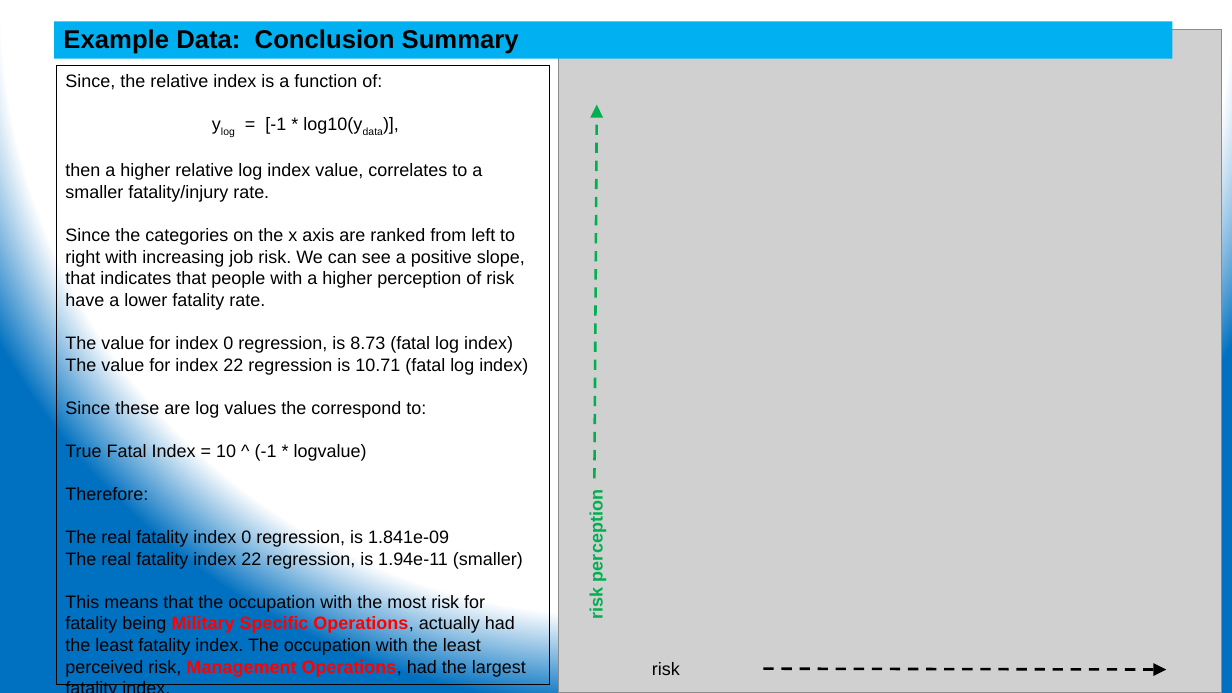
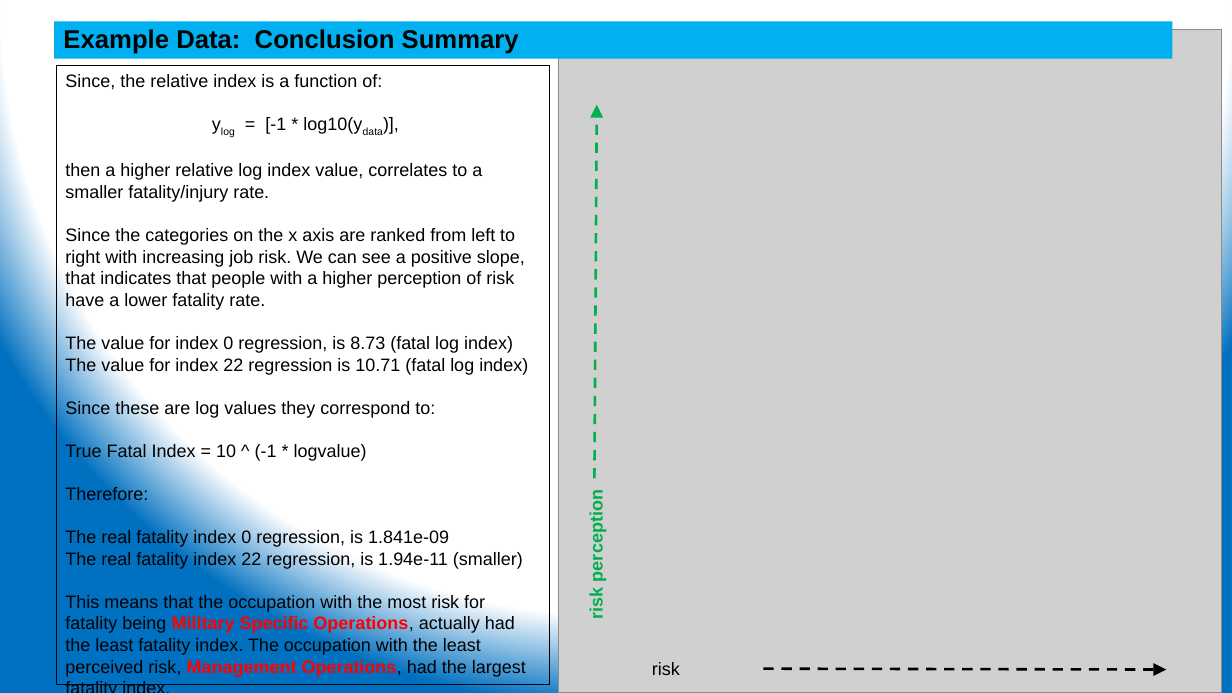
Before and after one commit to ehsintegration/yfd-phd-bls-data, a slide deck: slide 16 of D2-documentation/Data Analysis.pptx. Drawn at 1232x693 pixels with LibreOffice and Linux fonts; fonts in the diff are those of the drawing; grey boxes stand for pictures. Boxes give left, top, right and bottom in pixels: in the first picture for what was removed or moved away, otherwise in the second. Text is boxed around its words. In the diff, an @@ line names an element or a change of style, - is before the commit and + after.

```diff
--- a/D2-documentation/Data Analysis.pptx
+++ b/D2-documentation/Data Analysis.pptx
@@ text in rectangle at box(65, 400, 435, 418): text changed @@
-Since these are log values the correspond to:
+Since these are log values they correspond to:
```
Also in this commit, not shown: 2 other slides changed, 1 other file.
